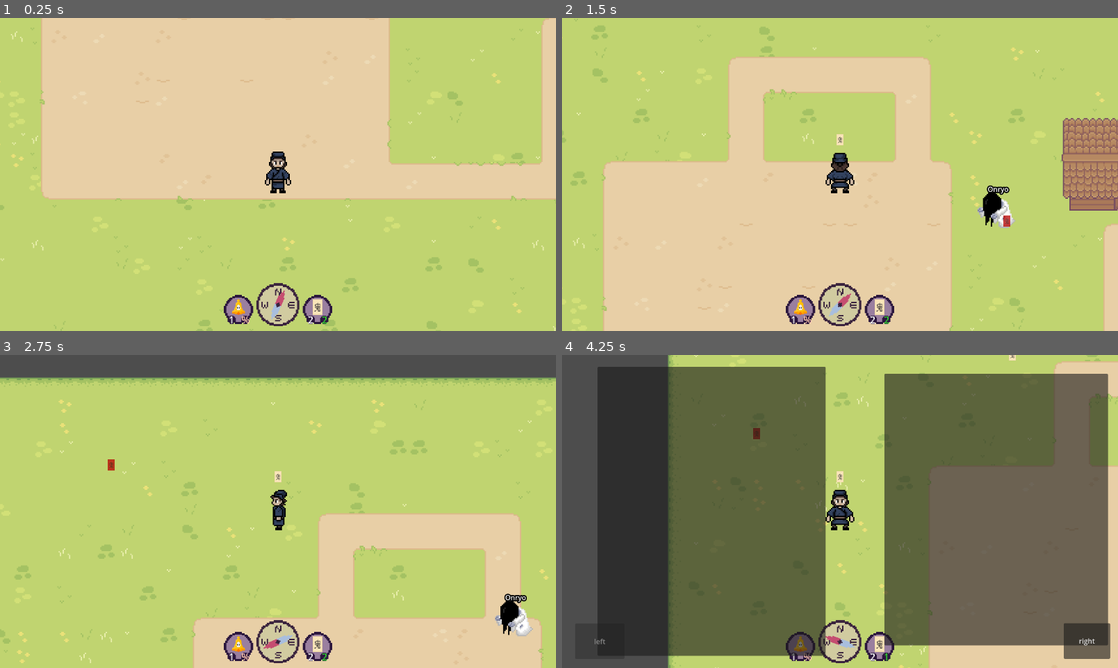
Above: before the commit, frames 1-4 (two rows, left to right).
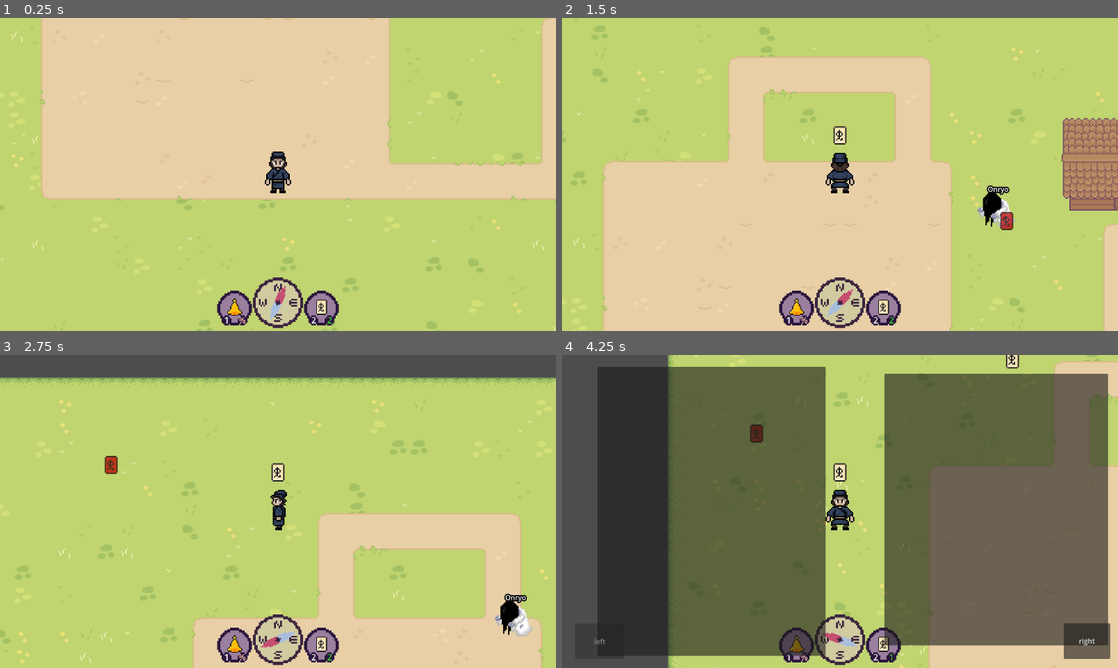
Above: after the commit, the same moments.

Repository: FennecKii/Pixel-Game-Jam-2025
Game: Godot game, scene res://Maps/Map 1/map_1.tscn
Two runs of this game, one before a commit and one after it. Both use one fixed random seed, a clock stepped at 60 frames per second and the inputs below.
Inputs (mouse positions are in pixels of both pictures, inside the frame that each line leads up to):
- Up to frame 1 (0.25 s): no input
- Up to frame 2 (1.5 s): move the mouse to (840, 193) at 0.52 s; hold W (Up) from 0.53 s (still down); tap 1 (Equip Bell) at 0.6 s; move the mouse to (1006, 221) at 1.27 s; tap 2 (Equip Ofuda) at 1.35 s
- Up to frame 3 (2.75 s): move the mouse to (111, 464) at 2.02 s; release W (Up) at 2.03 s; hold A (Left) from 2.03 s (still down); tap E (Interact) at 2.1 s
- Up to frame 4 (4.25 s): move the mouse to (867, 511) at 2.77 s; click (867, 511) at 2.85 s; move the mouse to (756, 433) at 3.52 s; release A (Left) at 3.53 s; hold S (Down) from 3.53 s (still down); tap J (toggle_journal) at 3.6 s

The runs differ from the first frame. In frame 1, 1.5% of the frame differs, in the area x 39-61%, y 82-100%; in frame 2, 1.7%; in frame 3, 1.7%; in frame 4, 1.8%, in the area x 33-83%, y 0-100%.

Commit message:
added item animation reactions
- updated ofuda and bell sprites and animations

Diff:
--- a/Items/Bell/bell.tscn
+++ b/Items/Bell/bell.tscn
@@ -1,42 +1,30 @@
-[gd_scene load_steps=10 format=3 uid="uid://bs87s8ufsum54"]
+[gd_scene load_steps=8 format=3 uid="uid://bs87s8ufsum54"]
 
-[ext_resource type="Texture2D" uid="uid://df0t7u64twlu" path="res://Items/Bell/Bell (PGJ 2025).png" id="1_d77j5"]
 [ext_resource type="Script" uid="uid://d3t60bioyruos" path="res://Items/Bell/bell.gd" id="1_yll56"]
 [ext_resource type="PackedScene" uid="uid://d13k3krjndysh" path="res://Globals/Components/ghost_detection_component.tscn" id="3_3u4i5"]
+[ext_resource type="Texture2D" uid="uid://s3eskienw0xp" path="res://Items/Bell/Bell (16x16).png" id="3_o57o5"]
 
 [sub_resource type="Animation" id="Animation_o57o5"]
 length = 0.001
 tracks/0/type = "value"
 tracks/0/imported = false
 tracks/0/enabled = true
-tracks/0/path = NodePath(".:animation")
+tracks/0/path = NodePath("Bell Static:texture")
 tracks/0/interp = 1
 tracks/0/loop_wrap = true
 tracks/0/keys = {
 "times": PackedFloat32Array(0),
 "transitions": PackedFloat32Array(1),
 "update": 1,
-"values": [&"idle"]
+"values": [ExtResource("3_o57o5")]
 }
 tracks/1/type = "value"
 tracks/1/imported = false
 tracks/1/enabled = true
-tracks/1/path = NodePath(".:frame")
+tracks/1/path = NodePath("Bell Static:rotation")
 tracks/1/interp = 1
 tracks/1/loop_wrap = true
 tracks/1/keys = {
-"times": PackedFloat32Array(0),
-"transitions": PackedFloat32Array(1),
-"update": 0,
-"values": [0]
-}
-tracks/2/type = "value"
-tracks/2/imported = false
-tracks/2/enabled = true
-tracks/2/path = NodePath("../Bell Static:rotation")
-tracks/2/interp = 1
-tracks/2/loop_wrap = true
-tracks/2/keys = {
 "times": PackedFloat32Array(0),
 "transitions": PackedFloat32Array(1),
 "update": 0,
@@ -50,26 +38,14 @@
 tracks/0/type = "value"
 tracks/0/imported = false
 tracks/0/enabled = true
-tracks/0/path = NodePath(".:animation")
+tracks/0/path = NodePath("Bell Static:texture")
 tracks/0/interp = 1
 tracks/0/loop_wrap = true
 tracks/0/keys = {
 "times": PackedFloat32Array(0),
 "transitions": PackedFloat32Array(1),
 "update": 1,
-"values": [&"idle"]
-}
-tracks/1/type = "value"
-tracks/1/imported = false
-tracks/1/enabled = true
-tracks/1/path = NodePath(".:frame")
-tracks/1/interp = 1
-tracks/1/loop_wrap = true
-tracks/1/keys = {
-"times": PackedFloat32Array(0),
-"transitions": PackedFloat32Array(1),
-"update": 0,
-"values": [0]
+"values": [ExtResource("3_o57o5")]
 }
 
 [sub_resource type="Animation" id="Animation_jxxmf"]
@@ -79,8 +55,8 @@
 tracks/0/type = "value"
 tracks/0/imported = false
 tracks/0/enabled = true
-tracks/0/path = NodePath("../Bell Static:rotation")
-tracks/0/interp = 2
+tracks/0/path = NodePath("Bell Static:rotation")
+tracks/0/interp = 1
 tracks/0/loop_wrap = true
 tracks/0/keys = {
 "times": PackedFloat32Array(0, 0.2, 0.4, 0.6, 0.8, 1, 1.2, 1.4, 1.6),
@@ -96,51 +72,21 @@
 &"ring": SubResource("Animation_jxxmf")
 }
 
-[sub_resource type="AtlasTexture" id="AtlasTexture_3u4i5"]
-atlas = ExtResource("1_d77j5")
-region = Rect2(0, 0, 32, 32)
-
-[sub_resource type="SpriteFrames" id="SpriteFrames_3u4i5"]
-animations = [{
-"frames": [{
-"duration": 1.0,
-"texture": ExtResource("1_d77j5")
-}],
-"loop": true,
-"name": &"idle",
-"speed": 5.0
-}, {
-"frames": [{
-"duration": 1.0,
-"texture": SubResource("AtlasTexture_3u4i5")
-}],
-"loop": true,
-"name": &"ring",
-"speed": 5.0
-}]
-
 [node name="Bell" type="Node2D" node_paths=PackedStringArray("ghost_detection_component")]
 script = ExtResource("1_yll56")
 ghost_detection_component = NodePath("Ghost Detection Component")
 
 [node name="AnimationPlayer" type="AnimationPlayer" parent="."]
-root_node = NodePath("../AnimatedSprite2D")
 libraries = {
 &"": SubResource("AnimationLibrary_o57o5")
 }
 autoplay = "idle"
 
-[node name="AnimatedSprite2D" type="AnimatedSprite2D" parent="."]
-visible = false
-sprite_frames = SubResource("SpriteFrames_3u4i5")
-animation = &"idle"
-autoplay = "idle"
-
 [node name="Bell Static" type="Sprite2D" parent="."]
-position = Vector2(0, -11)
-texture = ExtResource("1_d77j5")
-offset = Vector2(0, 11)
+position = Vector2(0, -6)
+texture = ExtResource("3_o57o5")
+offset = Vector2(0, 6)
 
 [node name="Ghost Detection Component" parent="." instance=ExtResource("3_3u4i5")]
 visible = false
-scale = Vector2(0.6, 0.6)
+scale = Vector2(0.198348, 0.19418)
--- a/Items/Ofuda/ofuda.gd
+++ b/Items/Ofuda/ofuda.gd
@@ -8,6 +8,7 @@
 @onready var pickup_collision: CollisionShape2D = $"Pickup Area/Pickup Collision"
 @onready var ofuda_placed_label: Label = $"Ofuda Placed"
 @onready var pickup_label: Label = $Pickup
+@onready var animation_player: AnimationPlayer = $AnimationPlayer
 
 var ofuda_placed: bool = false
 var can_pickup: bool = false
@@ -89,9 +90,20 @@
 func _update_item_response() -> void:
 	if ghost_detection_component.ghost_detected and ghost_detection_component.ghost_type == Global.yuki_onna_node:
 		print("Yuki Ofuda Entered", ", *No Burn*")
+		animation_player.play("glow")
 	elif ghost_detection_component.ghost_detected and ghost_detection_component.ghost_type == Global.onryo_node:
 		print("Onryo Ofuda Entered", ", *Burns*")
+		animation_player.play("burn")
+		pickup_area.process_mode = Node.PROCESS_MODE_DISABLED
+		pickup_collision.visible = false
+		await animation_player.animation_finished
+		queue_free()
 	elif ghost_detection_component.ghost_detected and ghost_detection_component.ghost_type == Global.jikininki_node:
 		print("Jikininki Ofuda Entered", ", *Burns*")
+		animation_player.play("burn")
+		pickup_area.process_mode = Node.PROCESS_MODE_DISABLED
+		pickup_collision.visible = false
+		await animation_player.animation_finished
+		queue_free()
 	elif not ghost_detection_component.ghost_detected:
 		print("Ghost not detected")
--- a/Items/Ofuda/ofuda.tscn
+++ b/Items/Ofuda/ofuda.tscn
@@ -1,17 +1,278 @@
-[gd_scene load_steps=6 format=3 uid="uid://c50xxvlfo42jg"]
+[gd_scene load_steps=30 format=3 uid="uid://c50xxvlfo42jg"]
 
 [ext_resource type="Script" uid="uid://nr8o63il26td" path="res://Items/Ofuda/ofuda.gd" id="1_2t8uu"]
-[ext_resource type="Texture2D" uid="uid://861cr3llkvgy" path="res://Items/Ofuda/Ofuda (PGJ 2025).png" id="1_we6hw"]
+[ext_resource type="Texture2D" uid="uid://cy7gaibpq36v8" path="res://Items/Ofuda/Ofuda_Burn-Sheet (16x16).png" id="2_biji6"]
+[ext_resource type="Texture2D" uid="uid://bafotd4fbkgww" path="res://Items/Ofuda/Ofuda (16x16).png" id="2_od11a"]
 [ext_resource type="PackedScene" uid="uid://d13k3krjndysh" path="res://Globals/Components/ghost_detection_component.tscn" id="3_od11a"]
 
-[sub_resource type="SpriteFrames" id="SpriteFrames_2t8uu"]
+[sub_resource type="Animation" id="Animation_2t8uu"]
+resource_name = "idle"
+step = 1.0
+tracks/0/type = "value"
+tracks/0/imported = false
+tracks/0/enabled = true
+tracks/0/path = NodePath("AnimatedSprite2D:animation")
+tracks/0/interp = 1
+tracks/0/loop_wrap = true
+tracks/0/keys = {
+"times": PackedFloat32Array(0),
+"transitions": PackedFloat32Array(1),
+"update": 1,
+"values": [&"idle"]
+}
+tracks/1/type = "value"
+tracks/1/imported = false
+tracks/1/enabled = true
+tracks/1/path = NodePath("AnimatedSprite2D:frame")
+tracks/1/interp = 1
+tracks/1/loop_wrap = true
+tracks/1/keys = {
+"times": PackedFloat32Array(0),
+"transitions": PackedFloat32Array(1),
+"update": 1,
+"values": [0]
+}
+
+[sub_resource type="Animation" id="Animation_od11a"]
+resource_name = "burn"
+length = 1.70001
+step = 0.1
+tracks/0/type = "value"
+tracks/0/imported = false
+tracks/0/enabled = true
+tracks/0/path = NodePath("AnimatedSprite2D:animation")
+tracks/0/interp = 1
+tracks/0/loop_wrap = true
+tracks/0/keys = {
+"times": PackedFloat32Array(0),
+"transitions": PackedFloat32Array(1),
+"update": 1,
+"values": [&"burn"]
+}
+tracks/1/type = "value"
+tracks/1/imported = false
+tracks/1/enabled = true
+tracks/1/path = NodePath("AnimatedSprite2D:frame")
+tracks/1/interp = 1
+tracks/1/loop_wrap = true
+tracks/1/keys = {
+"times": PackedFloat32Array(0, 0.1, 0.2, 0.3, 0.4, 0.5, 0.6, 0.7, 0.8, 0.9, 1, 1.1, 1.2, 1.3, 1.4, 1.5, 1.6),
+"transitions": PackedFloat32Array(1, 1, 1, 1, 1, 1, 1, 1, 1, 1, 1, 1, 1, 1, 1, 1, 1),
+"update": 1,
+"values": [0, 1, 2, 3, 4, 5, 6, 7, 8, 9, 10, 11, 12, 13, 14, 15, 16]
+}
+
+[sub_resource type="Animation" id="Animation_biji6"]
+resource_name = "glow"
+step = 0.1
+tracks/0/type = "value"
+tracks/0/imported = false
+tracks/0/enabled = true
+tracks/0/path = NodePath("AnimatedSprite2D:animation")
+tracks/0/interp = 1
+tracks/0/loop_wrap = true
+tracks/0/keys = {
+"times": PackedFloat32Array(0),
+"transitions": PackedFloat32Array(1),
+"update": 1,
+"values": [&"idle"]
+}
+tracks/1/type = "value"
+tracks/1/imported = false
+tracks/1/enabled = true
+tracks/1/path = NodePath("AnimatedSprite2D:self_modulate")
+tracks/1/interp = 2
+tracks/1/loop_wrap = true
+tracks/1/keys = {
+"times": PackedFloat32Array(0, 0.450253, 1),
+"transitions": PackedFloat32Array(1, 1, 1),
+"update": 0,
+"values": [Color(1, 1, 1, 1), Color(7.989, 3.641, 4.076, 1), Color(1, 1, 1, 1)]
+}
+
+[sub_resource type="Animation" id="Animation_udinp"]
+length = 0.001
+tracks/0/type = "value"
+tracks/0/imported = false
+tracks/0/enabled = true
+tracks/0/path = NodePath("AnimatedSprite2D:animation")
+tracks/0/interp = 1
+tracks/0/loop_wrap = true
+tracks/0/keys = {
+"times": PackedFloat32Array(0),
+"transitions": PackedFloat32Array(1),
+"update": 1,
+"values": [&"idle"]
+}
+tracks/1/type = "value"
+tracks/1/imported = false
+tracks/1/enabled = true
+tracks/1/path = NodePath("AnimatedSprite2D:frame")
+tracks/1/interp = 1
+tracks/1/loop_wrap = true
+tracks/1/keys = {
+"times": PackedFloat32Array(0),
+"transitions": PackedFloat32Array(1),
+"update": 1,
+"values": [0]
+}
+tracks/2/type = "value"
+tracks/2/imported = false
+tracks/2/enabled = true
+tracks/2/path = NodePath("AnimatedSprite2D:self_modulate")
+tracks/2/interp = 1
+tracks/2/loop_wrap = true
+tracks/2/keys = {
+"times": PackedFloat32Array(0),
+"transitions": PackedFloat32Array(1),
+"update": 0,
+"values": [Color(1, 1, 1, 1)]
+}
+
+[sub_resource type="AnimationLibrary" id="AnimationLibrary_udinp"]
+_data = {
+&"RESET": SubResource("Animation_udinp"),
+&"burn": SubResource("Animation_od11a"),
+&"glow": SubResource("Animation_biji6"),
+&"idle": SubResource("Animation_2t8uu")
+}
+
+[sub_resource type="AtlasTexture" id="AtlasTexture_udinp"]
+atlas = ExtResource("2_biji6")
+region = Rect2(0, 0, 16, 16)
+
+[sub_resource type="AtlasTexture" id="AtlasTexture_5oo4h"]
+atlas = ExtResource("2_biji6")
+region = Rect2(16, 0, 16, 16)
+
+[sub_resource type="AtlasTexture" id="AtlasTexture_8ueys"]
+atlas = ExtResource("2_biji6")
+region = Rect2(32, 0, 16, 16)
+
+[sub_resource type="AtlasTexture" id="AtlasTexture_o22lw"]
+atlas = ExtResource("2_biji6")
+region = Rect2(48, 0, 16, 16)
+
+[sub_resource type="AtlasTexture" id="AtlasTexture_76oi4"]
+atlas = ExtResource("2_biji6")
+region = Rect2(64, 0, 16, 16)
+
+[sub_resource type="AtlasTexture" id="AtlasTexture_r0nj5"]
+atlas = ExtResource("2_biji6")
+region = Rect2(80, 0, 16, 16)
+
+[sub_resource type="AtlasTexture" id="AtlasTexture_fylxq"]
+atlas = ExtResource("2_biji6")
+region = Rect2(96, 0, 16, 16)
+
+[sub_resource type="AtlasTexture" id="AtlasTexture_1sr6e"]
+atlas = ExtResource("2_biji6")
+region = Rect2(112, 0, 16, 16)
+
+[sub_resource type="AtlasTexture" id="AtlasTexture_cmh8a"]
+atlas = ExtResource("2_biji6")
+region = Rect2(128, 0, 16, 16)
+
+[sub_resource type="AtlasTexture" id="AtlasTexture_dpjsj"]
+atlas = ExtResource("2_biji6")
+region = Rect2(144, 0, 16, 16)
+
+[sub_resource type="AtlasTexture" id="AtlasTexture_v0xrs"]
+atlas = ExtResource("2_biji6")
+region = Rect2(160, 0, 16, 16)
+
+[sub_resource type="AtlasTexture" id="AtlasTexture_rvf6x"]
+atlas = ExtResource("2_biji6")
+region = Rect2(176, 0, 16, 16)
+
+[sub_resource type="AtlasTexture" id="AtlasTexture_qn4wy"]
+atlas = ExtResource("2_biji6")
+region = Rect2(192, 0, 16, 16)
+
+[sub_resource type="AtlasTexture" id="AtlasTexture_cmlpr"]
+atlas = ExtResource("2_biji6")
+region = Rect2(208, 0, 16, 16)
+
+[sub_resource type="AtlasTexture" id="AtlasTexture_kooix"]
+atlas = ExtResource("2_biji6")
+region = Rect2(224, 0, 16, 16)
+
+[sub_resource type="AtlasTexture" id="AtlasTexture_4ajcr"]
+atlas = ExtResource("2_biji6")
+region = Rect2(240, 0, 16, 16)
+
+[sub_resource type="AtlasTexture" id="AtlasTexture_534gl"]
+atlas = ExtResource("2_biji6")
+region = Rect2(256, 0, 16, 16)
+
+[sub_resource type="AtlasTexture" id="AtlasTexture_biji6"]
+atlas = ExtResource("2_od11a")
+region = Rect2(0, 0, 16, 16)
+
+[sub_resource type="SpriteFrames" id="SpriteFrames_5oo4h"]
 animations = [{
 "frames": [{
 "duration": 1.0,
-"texture": ExtResource("1_we6hw")
+"texture": SubResource("AtlasTexture_udinp")
+}, {
+"duration": 1.0,
+"texture": SubResource("AtlasTexture_5oo4h")
+}, {
+"duration": 1.0,
+"texture": SubResource("AtlasTexture_8ueys")
+}, {
+"duration": 1.0,
+"texture": SubResource("AtlasTexture_o22lw")
+}, {
+"duration": 1.0,
+"texture": SubResource("AtlasTexture_76oi4")
+}, {
+"duration": 1.0,
+"texture": SubResource("AtlasTexture_r0nj5")
+}, {
+"duration": 1.0,
+"texture": SubResource("AtlasTexture_fylxq")
+}, {
+"duration": 1.0,
+"texture": SubResource("AtlasTexture_1sr6e")
+}, {
+"duration": 1.0,
+"texture": SubResource("AtlasTexture_cmh8a")
+}, {
+"duration": 1.0,
+"texture": SubResource("AtlasTexture_dpjsj")
+}, {
+"duration": 1.0,
+"texture": SubResource("AtlasTexture_v0xrs")
+}, {
+"duration": 1.0,
+"texture": SubResource("AtlasTexture_rvf6x")
+}, {
+"duration": 1.0,
+"texture": SubResource("AtlasTexture_qn4wy")
+}, {
+"duration": 1.0,
+"texture": SubResource("AtlasTexture_cmlpr")
+}, {
+"duration": 1.0,
+"texture": SubResource("AtlasTexture_kooix")
+}, {
+"duration": 1.0,
+"texture": SubResource("AtlasTexture_4ajcr")
+}, {
+"duration": 1.0,
+"texture": SubResource("AtlasTexture_534gl")
 }],
 "loop": true,
-"name": &"default",
+"name": &"burn",
+"speed": 5.0
+}, {
+"frames": [{
+"duration": 1.0,
+"texture": SubResource("AtlasTexture_biji6")
+}],
+"loop": true,
+"name": &"idle",
 "speed": 5.0
 }]
 
@@ -22,9 +283,16 @@
 script = ExtResource("1_2t8uu")
 ghost_detection_component = NodePath("Ghost Detection Component")
 
+[node name="AnimationPlayer" type="AnimationPlayer" parent="."]
+libraries = {
+&"": SubResource("AnimationLibrary_udinp")
+}
+autoplay = "idle"
+
 [node name="AnimatedSprite2D" type="AnimatedSprite2D" parent="."]
-sprite_frames = SubResource("SpriteFrames_2t8uu")
-offset = Vector2(0, -10)
+sprite_frames = SubResource("SpriteFrames_5oo4h")
+animation = &"idle"
+autoplay = "idle"
 
 [node name="Ofuda Placed" type="Label" parent="."]
 visible = false
@@ -40,12 +308,14 @@
 
 [node name="Pickup Area" type="Area2D" parent="."]
 process_mode = 4
+position = Vector2(0, -11)
 collision_layer = 8
 
 [node name="Pickup Collision" type="CollisionShape2D" parent="Pickup Area"]
 visible = false
 position = Vector2(0, 11)
 rotation = 1.5708
+scale = Vector2(0.6, 0.6)
 shape = SubResource("CircleShape2D_2t8uu")
 
 [node name="Pickup" type="Label" parent="."]
@@ -65,7 +335,7 @@
 
 [node name="Ghost Detection Component" parent="." instance=ExtResource("3_od11a")]
 visible = false
-scale = Vector2(0.6, 0.6)
+scale = Vector2(0.130306, 0.129127)
 
 [connection signal="body_entered" from="Pickup Area" to="." method="_on_pickup_area_body_entered"]
 [connection signal="body_exited" from="Pickup Area" to="." method="_on_pickup_area_body_exited"]
--- a/Maps/Map 1/map_1.tscn
+++ b/Maps/Map 1/map_1.tscn
@@ -42,6 +42,7 @@
 
 [node name="Mirror" parent="World Objects" instance=ExtResource("5_4amjw")]
 position = Vector2(839, -122)
+scale = Vector2(3, 3)
 
 [node name="Roofs" type="Node2D" parent="."]
 
--- a/Objects/Mirror/mirror.tscn
+++ b/Objects/Mirror/mirror.tscn
@@ -290,7 +290,6 @@
 [node name="Mirror UI" type="CanvasLayer" parent="."]
 
 [node name="UI Animated Sprite" type="AnimatedSprite2D" parent="Mirror UI"]
-self_modulate = Color(1, 1, 1, 0)
 position = Vector2(1210, 610)
 scale = Vector2(4, 4)
 sprite_frames = SubResource("SpriteFrames_ottcr")
--- a/Player/player.gd
+++ b/Player/player.gd
@@ -114,6 +114,7 @@
 	var ofuda_instance := Global.ofuda_scene.instantiate()
 	ofuda_instance.global_position = map_position
 	ofuda_instance.ofuda_placed = true
+	ofuda_instance.scale = Vector2(3, 3)
 	if Global.world_objects_node:
 		Global.world_objects_node.add_child(ofuda_instance)
 	elif Global.world_node:
--- a/Player/player.tscn
+++ b/Player/player.tscn
@@ -9,7 +9,7 @@
 [ext_resource type="Texture2D" uid="uid://60lhd6s4rh1j" path="res://Player/Animations/Walk/Run_Up-Sheet.png" id="7_p5o4e"]
 [ext_resource type="PackedScene" uid="uid://bs87s8ufsum54" path="res://Items/Bell/bell.tscn" id="8_00tjw"]
 [ext_resource type="PackedScene" uid="uid://c50xxvlfo42jg" path="res://Items/Ofuda/ofuda.tscn" id="9_x3vf3"]
-[ext_resource type="Texture2D" uid="uid://861cr3llkvgy" path="res://Items/Ofuda/Ofuda (PGJ 2025).png" id="10_apopc"]
+[ext_resource type="Texture2D" uid="uid://bafotd4fbkgww" path="res://Items/Ofuda/Ofuda (16x16).png" id="10_apopc"]
 [ext_resource type="PackedScene" uid="uid://d13k3krjndysh" path="res://Globals/Components/ghost_detection_component.tscn" id="11_5htga"]
 
 [sub_resource type="AtlasTexture" id="AtlasTexture_gu6f8"]
@@ -500,7 +500,8 @@
 
 [node name="Items" type="Node2D" parent="."]
 z_index = 1
-position = Vector2(0, -110)
+position = Vector2(0, -130)
+scale = Vector2(3, 3)
 
 [node name="Bell" parent="Items" instance=ExtResource("8_00tjw")]
 unique_name_in_owner = true
--- a/UI/HUD.tscn
+++ b/UI/HUD.tscn
@@ -10,69 +10,71 @@
 script = ExtResource("1_ijstf")
 
 [node name="Compass" parent="." instance=ExtResource("1_yixhe")]
-position = Vector2(640, 660)
-scale = Vector2(3, 3)
+position = Vector2(640, 655)
+scale = Vector2(3.5, 3.5)
 
 [node name="Items" type="Node2D" parent="."]
 position = Vector2(640, 665)
-scale = Vector2(1.4, 1.4)
+scale = Vector2(2.5, 2.5)
 
 [node name="Bell" parent="Items" instance=ExtResource("3_uk570")]
 z_index = 5
-position = Vector2(-65, 0)
+position = Vector2(-40, 0)
 display_item = true
 
 [node name="Container" type="Panel" parent="Items/Bell"]
 z_index = -1
-offset_left = -24.0
-offset_top = -20.0
-offset_right = 24.0
-offset_bottom = 28.0
+offset_left = -16.0
+offset_top = -15.0
+offset_right = 16.0
+offset_bottom = 17.0
 theme_override_styles/panel = ExtResource("4_gppie")
 
 [node name="Labels" type="Node2D" parent="Items/Bell"]
-position = Vector2(0, 9)
+position = Vector2(0, 6)
+scale = Vector2(0.5, 0.5)
 
 [node name="Keybind" type="Label" parent="Items/Bell/Labels"]
-offset_left = -17.0
-offset_right = -4.0
+offset_left = -20.0
+offset_right = -7.0
 offset_bottom = 23.0
 text = "1"
 horizontal_alignment = 1
 
 [node name="Value" type="Label" parent="Items/Bell/Labels"]
-offset_left = 5.0
-offset_right = 19.0
+offset_left = 7.0
+offset_right = 21.0
 offset_bottom = 23.0
 theme_override_colors/font_color = Color(1, 0.789639, 0.693494, 1)
 text = "%"
 
 [node name="Ofuda" parent="Items" instance=ExtResource("4_f2wx0")]
 z_index = 5
-position = Vector2(65, 10)
+position = Vector2(40, 0)
 display_item = true
 
 [node name="Container" type="Panel" parent="Items/Ofuda"]
 z_index = -1
-offset_left = -24.0
-offset_top = -30.0
-offset_right = 24.0
-offset_bottom = 18.0
+offset_left = -16.0
+offset_top = -15.0
+offset_right = 16.0
+offset_bottom = 17.0
 theme_override_styles/panel = ExtResource("4_gppie")
 
 [node name="Labels" type="Node2D" parent="Items/Ofuda"]
-position = Vector2(0, -1)
+position = Vector2(0, 6)
+scale = Vector2(0.5, 0.5)
 
 [node name="Keybind" type="Label" parent="Items/Ofuda/Labels"]
-offset_left = -17.0
-offset_right = -4.0
+offset_left = -20.0
+offset_right = -7.0
 offset_bottom = 23.0
 text = "2"
 horizontal_alignment = 1
 
 [node name="Value" type="Label" parent="Items/Ofuda/Labels"]
-offset_left = 7.0
-offset_right = 21.0
+offset_left = 10.0
+offset_right = 24.0
 offset_bottom = 23.0
 theme_override_colors/font_color = Color(1, 0.770089, 0.615063, 1)
 text = "2"
Binary file changed: Items/Bell/Bell (16x16).png
Binary file changed: Items/Ofuda/Ofuda (16x16).png
Binary file changed: Items/Ofuda/Ofuda_Burn-Sheet (16x16).png
